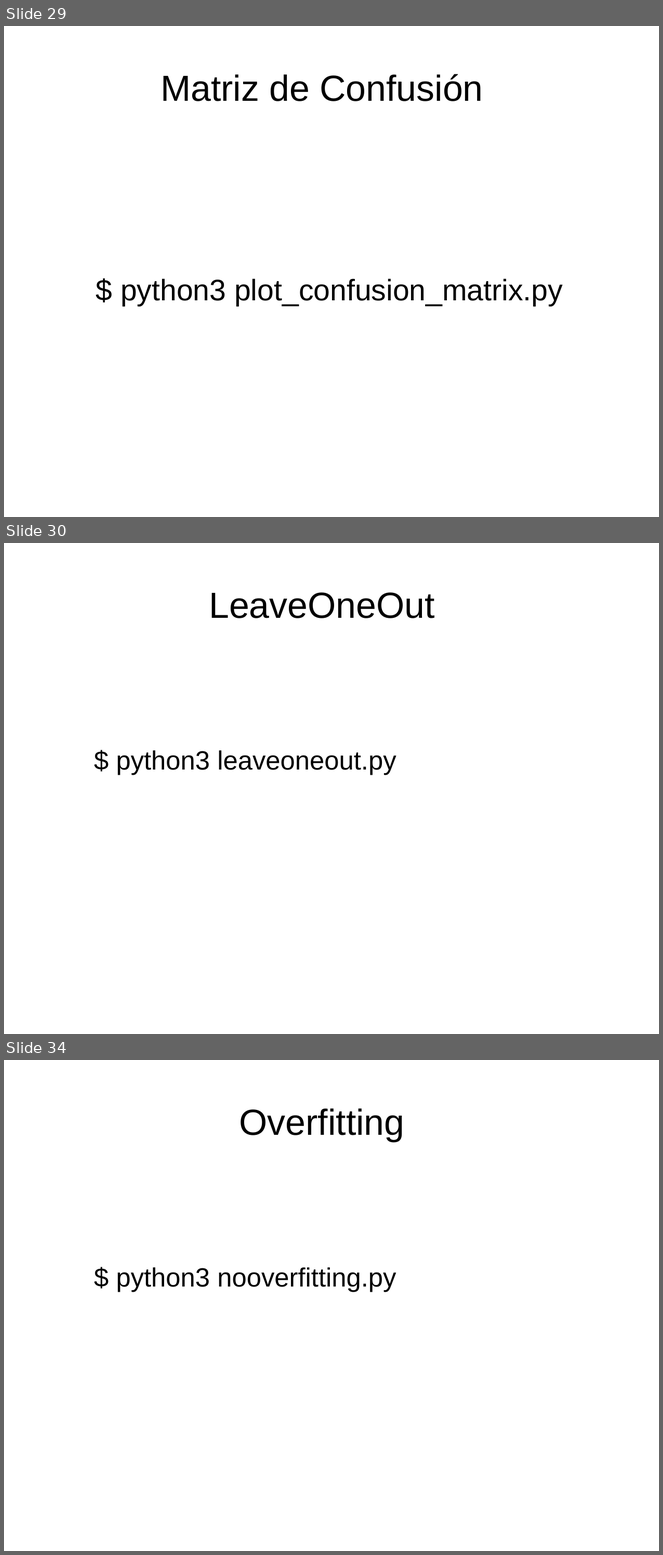
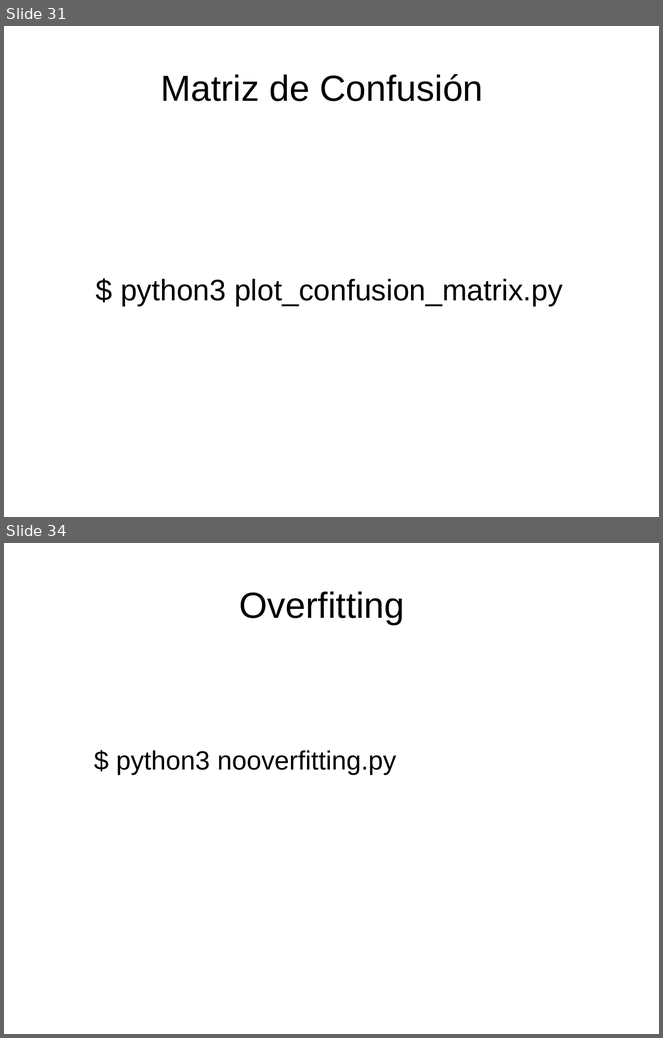
Before and after one commit to davidam/python-examples, a slide deck: presentations/scikit.odp. Shown one above the other, each under a label of ours: slides 29, 30 and 34 before the commit, slides 31 and 34 after it; the slides between them are not shown. The pictures are 663x1555 and 663x1038 pixels, drawn with LibreOffice and Linux fonts; fonts in the diff are those of the drawing. Boxes give left, top, right and bottom in pixels: in the first picture for what was removed or moved away, otherwise in the second. Text is boxed around its words. In the diff, an @@ line names an element or a change of style, - is before the commit and + after.

```diff
--- a/presentations/scikit.odp
+++ b/presentations/scikit.odp
@@ slide 30 removed at bbox=[4, 543, 659, 1034], background #FFFFFF @@
@@ title removed at bbox=[209, 592, 435, 618] @@
-LeaveOneOut
@@ text removed at bbox=[116, 750, 396, 775] @@
-$ python3 leaveoneout.py
@@ what was slide 29 is now slide 31 @@
```
Also in this commit, not shown: 2 slides changed, 2 slides added, 1 other slide removed.
